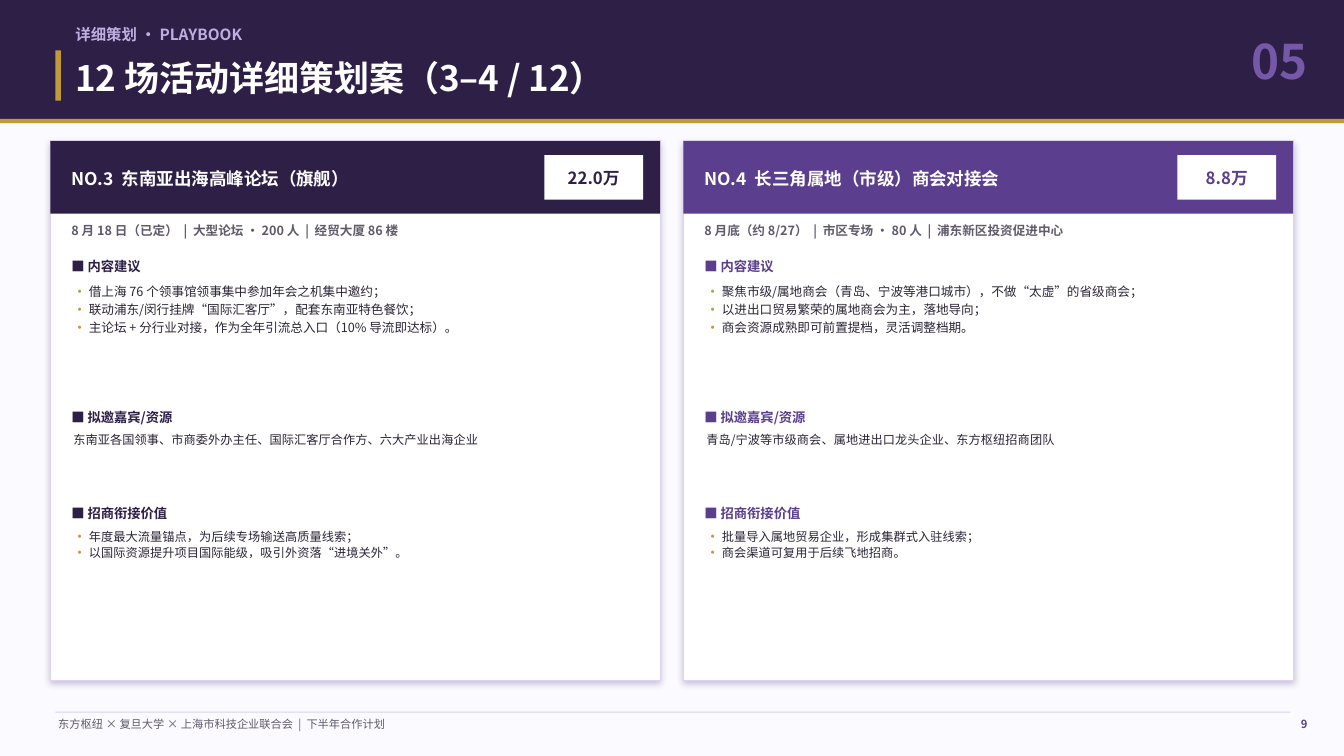
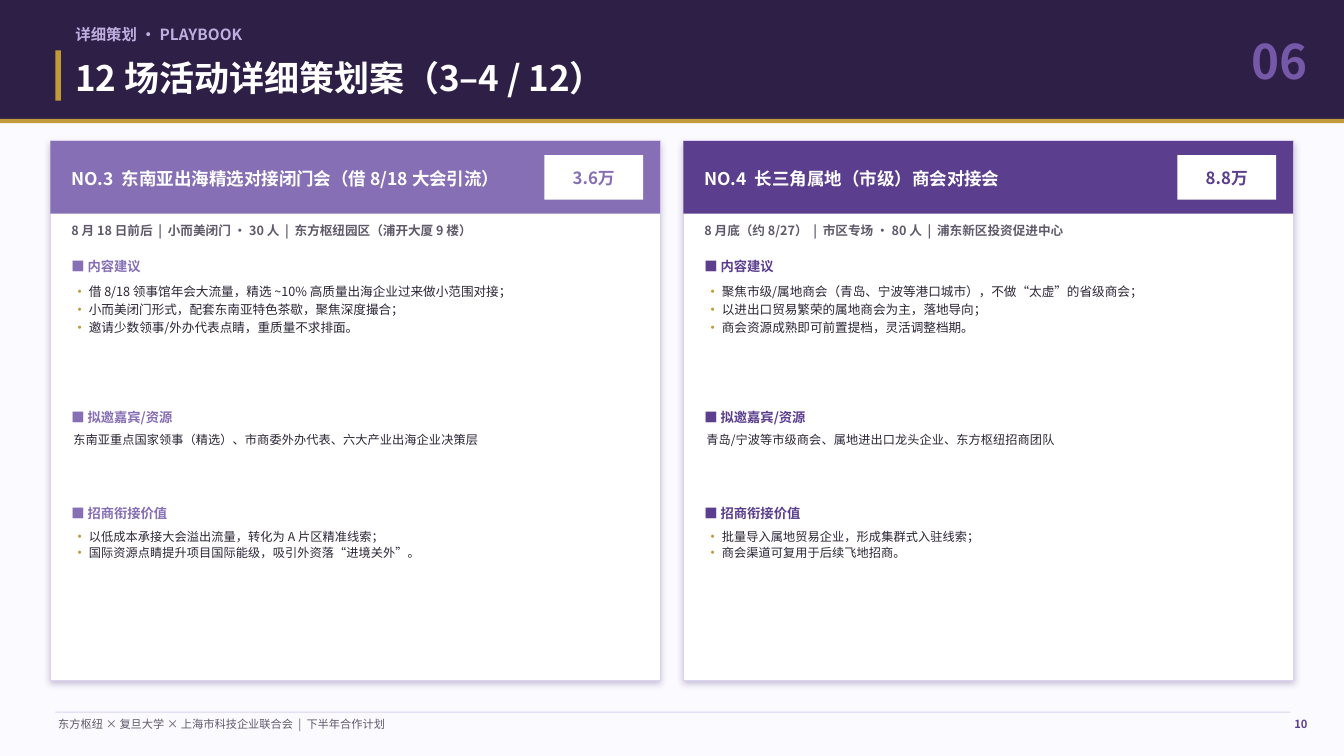
Before and after one commit to hujigang2010-maker/AIDEN, a slide deck: slide 10 of 东方枢纽三方合作计划_汇报PPT.pptx (slide 9 before the commit). Drawn at 1344x756 pixels with LibreOffice and Linux fonts; fonts in the diff are those of the drawing. Boxes give left, top, right and bottom in pixels: in the first picture for what was removed or moved away, otherwise in the second. Text is boxed around its words. In the diff, an @@ line names an element or a change of style, - is before the commit and + after.

```diff
--- a/东方枢纽三方合作计划_汇报PPT.pptx
+++ b/东方枢纽三方合作计划_汇报PPT.pptx
@@ text at (1251,43,1307,80): text changed @@
-05
+06
@@ rectangle at (50,141,660,214): fill #2E1F47 to #866FB4 @@
@@ text at (71,170,499,188): text changed @@
-NO.3 东南亚出海高峰论坛（旗舰）
+NO.3 东南亚出海精选对接闭门会（借 8/18 大会引流）
@@ text at (573,171,615,186): text changed; text colour #2E1F47 to #866FB4 @@
-22.0万
+3.6万
@@ text at (71,224,471,236): text changed @@
-8 月 18 日（已定） | 大型论坛 · 200 人 | 经贸大厦 86 楼
+8 月 18 日前后 | 小而美闭门 · 30 人 | 东方枢纽园区（浦开大厦 9 楼）
@@ text at (89,285,512,334): text changed @@
-· 借上海 76 个领事馆领事集中参加年会之机集中邀约；
-· 联动浦东/闵行挂牌“国际汇客厅”，配套东南亚特色餐饮；
-· 主论坛 + 分行业对接，作为全年引流总入口（10% 导流即达标）。
+· 借 8/18 领事馆年会大流量，精选 ~10% 高质量出海企业过来做小范围对接；
+· 小而美闭门形式，配套东南亚特色茶歇，聚焦深度撮合；
+· 邀请少数领事/外办代表点睛，重质量不求排面。
@@ text at (73,433,478,445): text changed @@
-东南亚各国领事、市商委外办主任、国际汇客厅合作方、六大产业出海企业
+东南亚重点国家领事（精选）、市商委外办代表、六大产业出海企业决策层
@@ text colour #2E1F47 to #866FB4 in 3 elements at (88,260,141,272), (88,411,173,424), (88,507,168,519) @@
@@ text at (89,530,420,558): text changed @@
-· 年度最大流量锚点，为后续专场输送高质量线索；
-· 以国际资源提升项目国际能级，吸引外资落“进境关外”。
+· 以低成本承接大会溢出流量，转化为 A 片区精准线索；
+· 国际资源点睛提升项目国际能级，吸引外资落“进境关外”。
@@ text at (1294,719,1307,728): text changed @@
-9
+10
```
Also in this commit, not shown: 15 other slides changed, 1 slide added, 4 other files.
